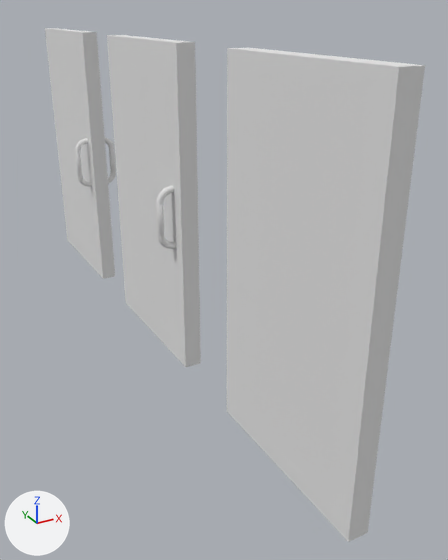
Two versions of the Blender file DyNaDeMo/assets/Models/Doors.blend, one commit apart.
Rendered twice from a 50 mm lens placed at (-0.71, -1.69, 0.98), pointed at (0.11, -0.19, 0.22). The lights are fixed; the arrows at lower left show +X, +Y and +Z.

Before the edit, the objects in view are built like this:
```python
mat_room = diffuse_material('Room')
mat_room.base_color = (0.787, 0.787, 0.787)  # white #e5e5e5
mat_room_001 = diffuse_material('Room.001')
mat_room_001.base_color = (0.787, 0.787, 0.787)  # white #e5e5e5
me_blankdoor = bpy.data.meshes.new('BlankDoor')
me_blankdoor.from_pydata(...)  # a box spanning x -2.0..0.0, y -2.0..0.0, z 0.0..2.0
me_blankdoor.materials.append(mat_room)  # white #e5e5e5
me_doubledhandleddoor = bpy.data.meshes.new('DoubledHandledDoor')
me_doubledhandleddoor.from_pydata(...)  # 680 vertices, 610 faces; spans x -4.0..2.0, y -2.0..0.0, z 0.0..2.0
me_doubledhandleddoor.materials.append(mat_room_001)  # white #e5e5e5
me_singlehandleddoor = bpy.data.meshes.new('SingleHandledDoor')
me_singlehandleddoor.from_pydata(...)  # 344 vertices, 308 faces; spans x -4.0..0.0, y -2.0..0.0, z 0.0..2.0
me_singlehandleddoor.materials.append(mat_room)  # white #e5e5e5
ob_blankdoor = bpy.data.objects.new('BlankDoor', me_blankdoor)
ob_blankdoor.location = (0.0, -0.5, 0.0)
ob_blankdoor.scale = (0.025, 0.25, 0.45)
ob_doubledhandleddoor = bpy.data.objects.new('DoubledHandledDoor', me_doubledhandleddoor)
ob_doubledhandleddoor.location = (0.0, 1.0, 0.0)
ob_doubledhandleddoor.scale = (0.025, 0.25, 0.45)
ob_singlehandleddoor = bpy.data.objects.new('SingleHandledDoor', me_singlehandleddoor)
ob_singlehandleddoor.location = (0.0, 0.25, 0.0)
ob_singlehandleddoor.scale = (0.025, 0.25, 0.45)
```
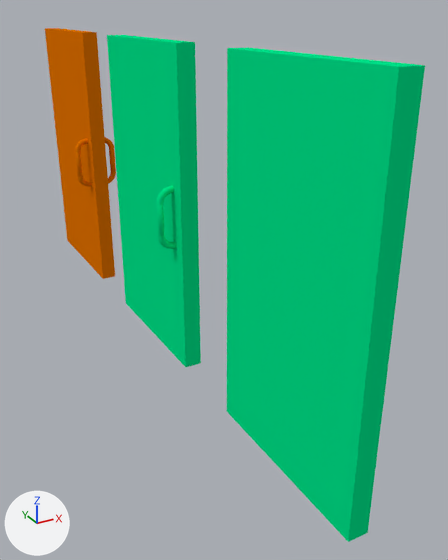
The newer file is also rescaled (x10.0), turned or shifted as a whole; pictures and numbers use the older file's frame.

Location of each change, [x1, y1, x2, y2] in pixels of the pictures (448 x 560 px):
'BlankDoor', recoloured (white to green)
    both: [227, 48, 425, 542]
'SingleHandledDoor', recoloured (white to green)
    both: [107, 35, 201, 367]
'DoubledHandledDoor', recoloured (white to orange)
    both: [45, 28, 116, 279]

The change, as a list of edits to the scene's bpy script:
```text
Change mat_room_001:
    mat_room_001.base_color: (0.787, 0.787, 0.787) -> (0.787, 0.172, 0.0)  # white #e5e5e5 -> orange #e57300
Change mat_room:
    mat_room.base_color: (0.787, 0.787, 0.787) -> (0.0, 0.787, 0.26)  # white #e5e5e5 -> green #00e58b
```
